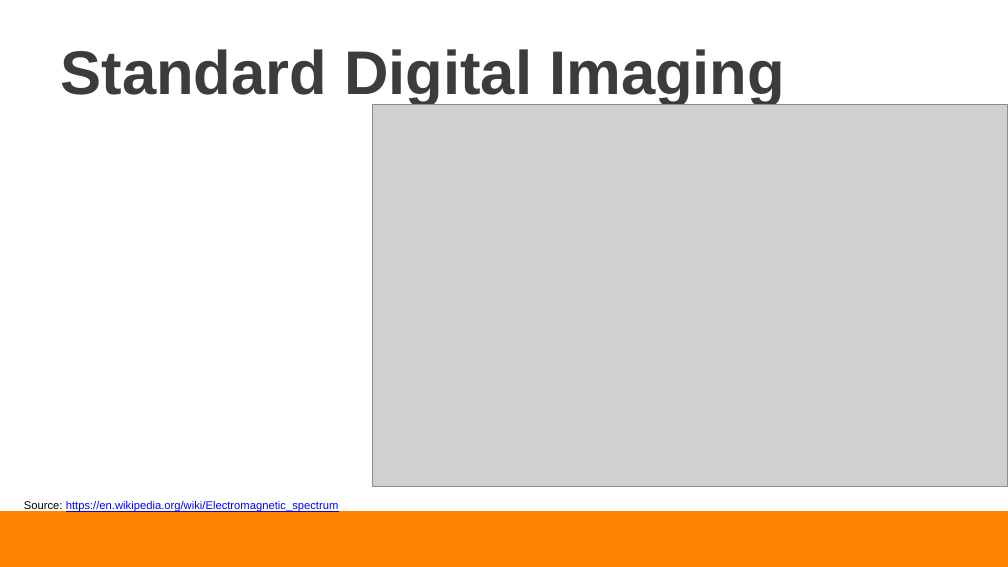
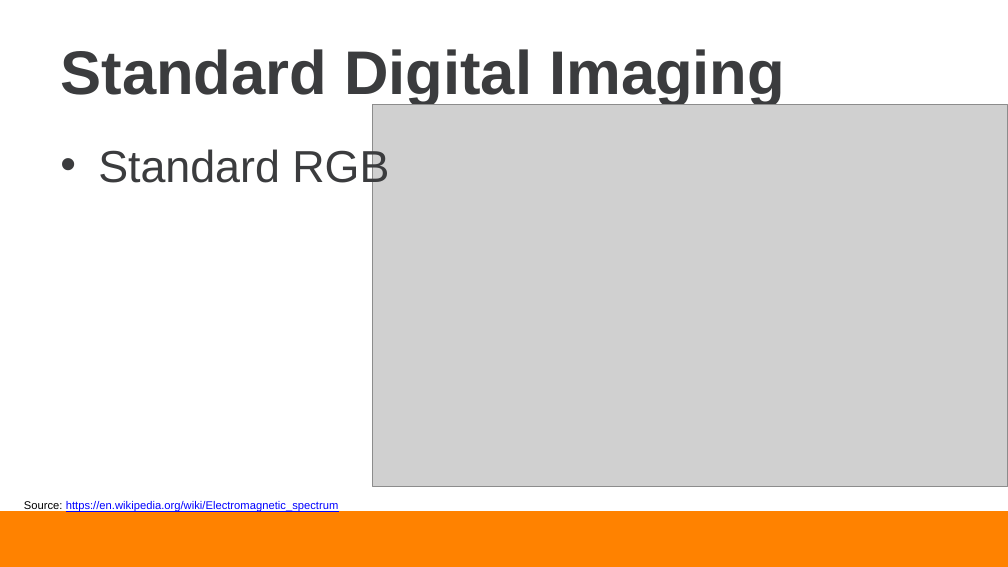
Before and after one commit to dcc3/ECE491_Final_Project, a slide deck: slide 3 of Documentation/Cornett_Leach_Presentation.pptx. Drawn at 1008x567 pixels with LibreOffice and Linux fonts; fonts in the diff are those of the drawing; grey boxes stand for pictures; background and template pictures are left out. Boxes give left, top, right and bottom in pixels: in the first picture for what was removed or moved away, otherwise in the second. Text is boxed around its words. In the diff, an @@ line names an element or a change of style, - is before the commit and + after.

```diff
--- a/Documentation/Cornett_Leach_Presentation.pptx
+++ b/Documentation/Cornett_Leach_Presentation.pptx
@@ text added at (x1=98, y1=147, x2=389, y2=191), 32 pt, text #3B3C3E @@
+• Standard RGB
```
Also in this commit, not shown: 1 other slide changed, 1 other file.
